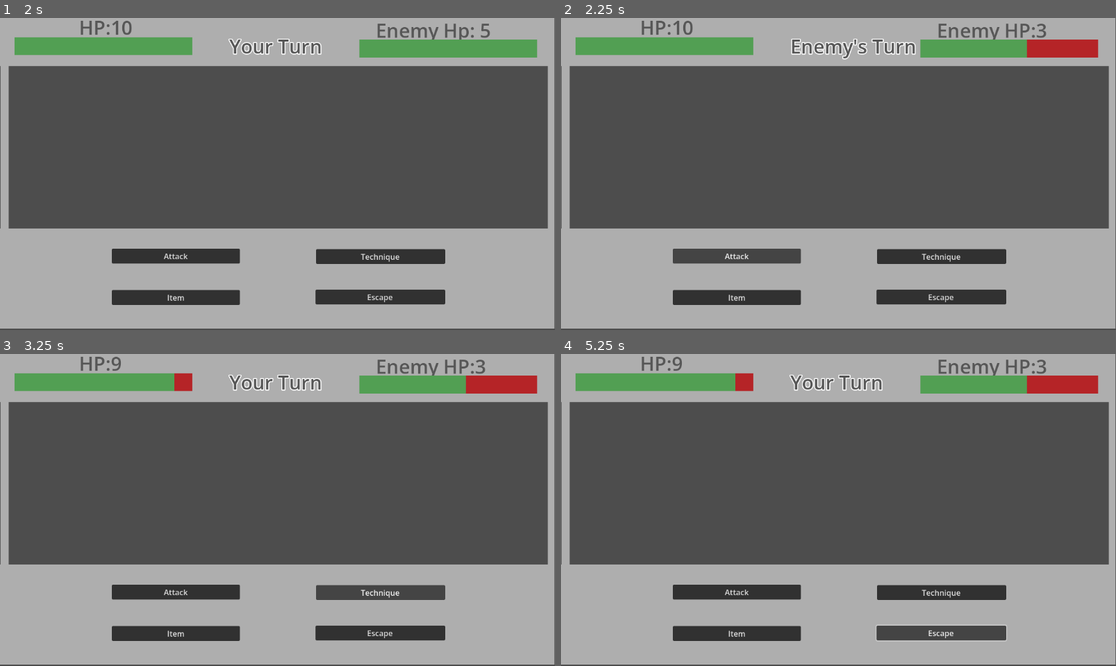
Above: before the commit, frames 1-4 (two rows, left to right).
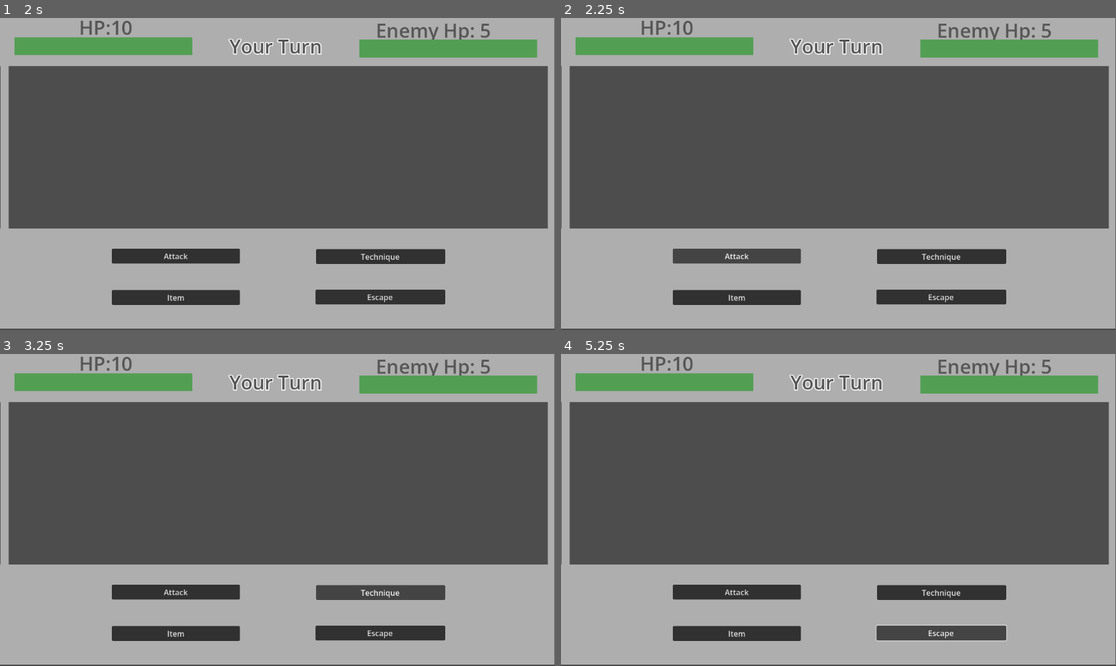
Above: after the commit, the same moments.

Repository: harrilo-boop/Final-design
Game: Godot game, scene res://scenes/overworld.tscn
Two runs of this game, one before a commit and one after it. Both use one fixed random seed, a clock stepped at 60 frames per second and the inputs below.
Inputs:
- Up to frame 1 (2 s): tap Enter at 0.5 s; hold D (ui_right) 0.53-1.28 s; tap Space at 1.25 s; hold S (ui_down) from 1.28 s (still down)
- Up to frame 2 (2.25 s): release S (ui_down) at 2 s; click "Attack" at 2 s
- Up to frame 3 (3.25 s): click "Technique" at 2.75 s
- Up to frame 4 (5.25 s): click "Item" at 3.5 s; click "Escape" at 4.25 s; tap Enter at 5 s; hold D (ui_right) from 5.03 s (still down)

Frame 1 is identical in both runs. In frame 2, 1.5% of the frame differs, in the area x 41-97%, y 1-14%; in frame 3, 1.1%; in frame 4, 1.1%.
Error after the commit: Invalid access to property or key 'weapon_atk' on a base object of type 'Nil'. (res://script/battle.gd:49)

Commit message:
Resource list for weapon and armor
Created the resource list for weapon and armor more easy to create in future and other

Diff:
--- a/final-project/project.godot
+++ b/final-project/project.godot
@@ -13,7 +13,7 @@
 config/name="2026 Final_project"
 run/main_scene="uid://i1yuy8vdpvvs"
 config/features=PackedStringArray("4.6", "Forward Plus")
-config/icon="res://icon.svg"
+config/icon="res://asset/icon.svg"
 
 [autoload]
 
--- /dev/null
+++ b/final-project/resources/Armor/Armor_base1.tres
@@ -0,0 +1,8 @@
+[gd_resource type="Resource" script_class="armor_resource" format=3 uid="uid://cmfkhtugbnxnf"]
+
+[ext_resource type="Script" uid="uid://b8rslv1msax1s" path="res://script/armor_resource.gd" id="1_y48r4"]
+
+[resource]
+script = ExtResource("1_y48r4")
+armor_name = "Starter Armor"
+metadata/_custom_type_script = "uid://b8rslv1msax1s"
--- /dev/null
+++ b/final-project/resources/Weapon/Weapon_base1.tres
@@ -0,0 +1,8 @@
+[gd_resource type="Resource" script_class="weapon_resource" format=3 uid="uid://cvj00fqs7c36v"]
+
+[ext_resource type="Script" uid="uid://3carq7cxrsxi" path="res://script/weapon_resource.gd" id="1_3ao3r"]
+
+[resource]
+script = ExtResource("1_3ao3r")
+weapon_name = "Starter Sword"
+metadata/_custom_type_script = "uid://3carq7cxrsxi"
--- /dev/null
+++ b/final-project/scenes/Parentnode2D.tscn
@@ -0,0 +1,3 @@
+[gd_scene format=3 uid="uid://4sfu8g4nvpog"]
+
+[node name="Node2D" type="Node2D" unique_id=1206720441]
--- /dev/null
+++ b/final-project/script/armor_resource.gd
@@ -0,0 +1,6 @@
+extends Resource
+class_name armor_resource
+
+@export var armor_logo: Texture2D
+@export var armor_name: String
+@export var armor_def:int = 1
--- a/final-project/script/battle.gd
+++ b/final-project/script/battle.gd
@@ -6,17 +6,19 @@
 var update_stats:bool = false
 var player_hp:int = 1
 var max_hp:int = 1
-var weapon_attack:int = 2
-var armour_defend:int = 1
+var weapon_atk:int = 2
+var armor_def:int = 1
 var enemy_hp: int = 5
 var max_enemy_hp:int = 5
-var enemy_attack:int = 2
-var enemy_defend:int = 0
+var enemy_atk:int = 2
+var enemy_def:int = 0
 var xp_earn:int = 1
-var total_damage_attack:int = 0
-var total_enemy_attack:int = 0
+var total_damage_atk:int = 0
+var total_enemy_atk:int = 0
 
 
+@export var weapon_stats: Resource
+@export var armor_stats: Resource
 @export var turn_label: Label
 @export var hp_ui: Label
 @export var enemy_ui: Label
@@ -30,12 +32,10 @@
 func _ready() -> void:
 	player_hp = Global.player_hp #connect the autoload data to battle
 	max_hp = Global.max_player_hp
-	Global.weapon_attack = weapon_attack
-	Global.armour_defend = armour_defend
 	Global.enemy_hp = enemy_hp
 	Global.max_enemy_hp = max_enemy_hp
-	Global.enemy_attack = enemy_attack
-	Global.enemy_defend = enemy_defend
+	Global.enemy_atk = enemy_atk
+	Global.enemy_def = enemy_def
 	Global.xp_earn = xp_earn
 	player_bar.max_value = max_hp
 	player_bar.value = player_hp
@@ -46,8 +46,8 @@
 func _attack_choose() -> void:
 	if player_turn == true and enemy_turn == false:
 		if enemy_hp >= 1: #wait for more steps!!
-			total_damage_attack = max(0, weapon_attack - enemy_defend)
-			enemy_hp = max(0, enemy_hp - total_damage_attack)
+			total_damage_atk = max(0, weapon_stats.weapon_atk - enemy_def)
+			enemy_hp = max(0, enemy_hp - total_damage_atk)
 			enemy_bar.value = enemy_hp
 			player_turn = false
 			enemy_turn = true
@@ -65,8 +65,8 @@
 
 func _enemy_attack() -> void:
 	if player_hp >= 1:
-		total_enemy_attack = max(0, enemy_attack - armour_defend)
-		player_hp = max(0, player_hp - total_enemy_attack)
+		total_enemy_atk = max(0, enemy_atk - armor_stats.armor_def)
+		player_hp = max(0, player_hp - total_enemy_atk)
 		player_bar.value = player_hp
 		player_turn = true
 		enemy_turn = false
@@ -76,6 +76,6 @@
 		battle_end()
 
 func battle_end() -> void:
-	Global.battle_hp_update(total_damage_attack)
+	Global.battle_hp_update(total_damage_atk)
 	Global.battle_xp_update(xp_earn)
 	get_tree().call_deferred("change_scene_to_file", "res://scenes/overworld.tscn")
--- a/final-project/script/global.gd
+++ b/final-project/script/global.gd
@@ -20,17 +20,13 @@
 var last_position: Vector2 = Vector2.ZERO
 var previous_scene: String = ""
 
-#Player's stats
-var weapon_attack:int = 1
-var armour_defend:int = 1
-
 #Enemy's health
 var enemy_hp:int = 5
 var max_enemy_hp:int = 5
 
 #Enemy's stats
-var enemy_attack:int = 1
-var enemy_defend:int = 0
+var enemy_atk:int = 1
+var enemy_def:int = 0
 
 var current_level:int = 0
 
--- /dev/null
+++ b/final-project/script/weapon_resource.gd
@@ -0,0 +1,6 @@
+extends Resource
+class_name weapon_resource
+
+@export var weapon_icon: Texture2D
+@export var weapon_name: String
+@export var weapon_atk:int = 1
Renamed: final-project/icon.svg -> final-project/asset/icon.svg
Not shown, changed: final-project/asset/icon.svg.import
Not shown, added: final-project/script/armor_resource.gd.uid
Not shown, added: final-project/script/weapon_resource.gd.uid
